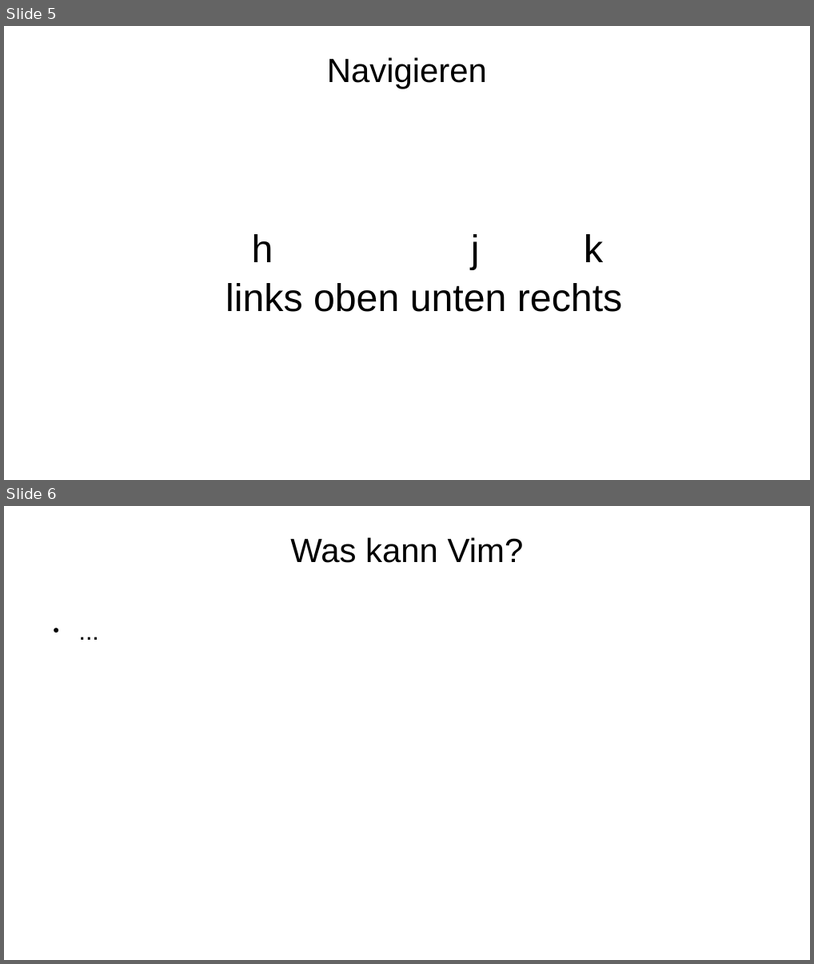
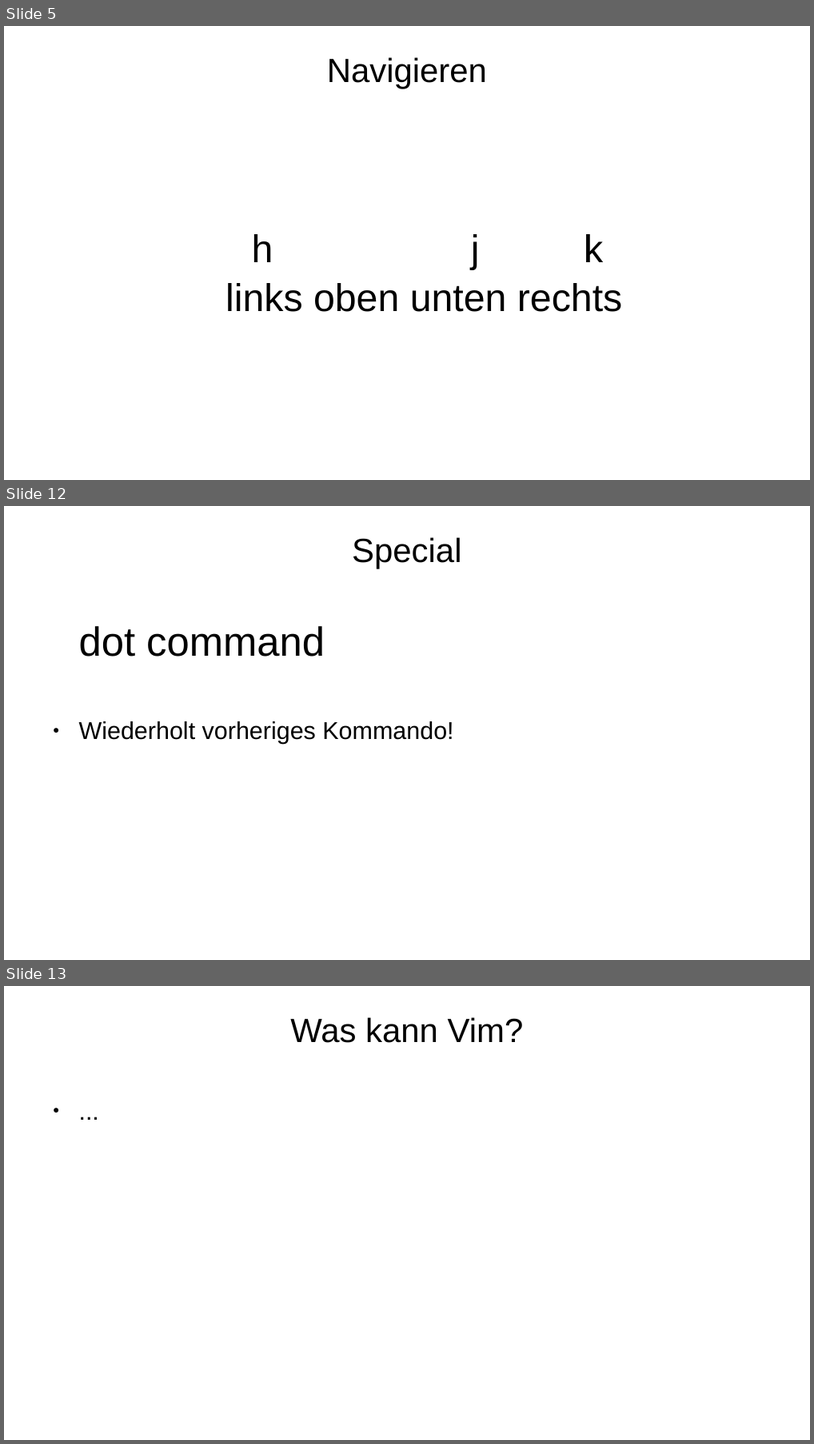
Before and after one commit to mbrinkme/nerditup, a slide deck: vim.odp. Shown one above the other, each under a label of ours: slides 5 and 6 before the commit, slides 5, 12 and 13 after it; the slides between them are not shown. The pictures are 814x964 and 814x1444 pixels, drawn with LibreOffice and Linux fonts; fonts in the diff are those of the drawing; background and template pictures are left out. Boxes give left, top, right and bottom in pixels: in the first picture for what was removed or moved away, otherwise in the second. Text is boxed around its words. In the diff, an @@ line names an element or a change of style, - is before the commit and + after.

```diff
--- a/vim.odp
+++ b/vim.odp
@@ slide 12 added at bbox=[4, 506, 810, 960], background picture (left out) @@
@@ title added at bbox=[352, 537, 462, 569], 33 pt, text #000000 @@
+Special
@@ text added at bbox=[79, 626, 454, 744], 24 pt, text #000000 @@
+dot command
+● Wiederholt vorheriges Kommando!
@@ what was slide 6 is now slide 13 @@
```
Also in this commit, not shown: 7 other slides added.
